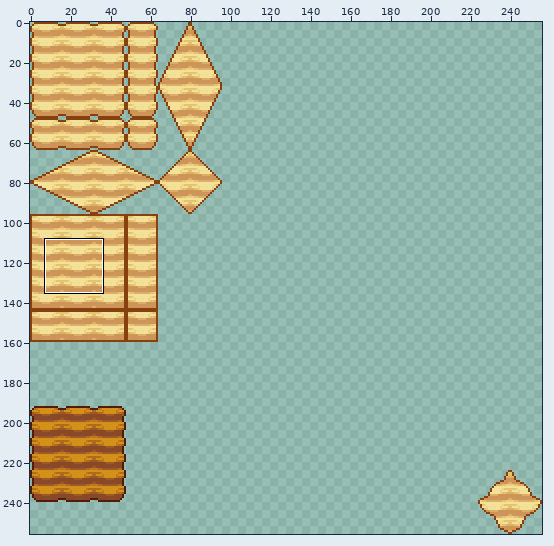
File history of a sprite sheet, Terrain/Tilesets/TurbulentWhisperTileset.png. The first picture is a wide view before the edit; the outline marks the close-up.
Close-up. Before:
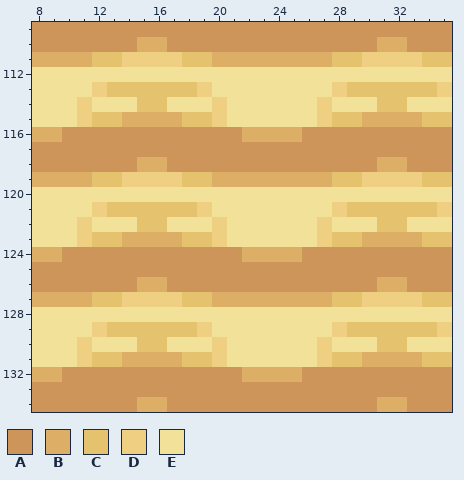
The file is 256x256 pixels. Shown: x 8..35, y 109..134. The commit also changed other parts of the picture, which this record leaves out.
Palette (. is transparent): A #ce955b  B #ddae65  C #e5c26d  D #efd082  E #f2e198
Pixels before, first column x 8:
109 AAAAAAAAAAAAAAAAAAAAAAAAAAAA
110 AAAAAAABBAAAAAAAAAAAAAABBAAA
111 BBBBCCDDDDCCBBBBBBBBCCDDDDCC
112 EEEEEEEEEEEEEEEEEEEEEEEEEEEE
113 EEEEDCCCCCCDEEEEEEEEDCCCCCCD
114 EEEDEEECCEEEDEEEEEEDEEECCEEE
115 EEEDCCBBBBCCDEEEEEEDCCBBBBCC
116 BBAAAAAAAAAAAABBBBAAAAAAAAAA
117 AAAAAAAAAAAAAAAAAAAAAAAAAAAA
118 AAAAAAABBAAAAAAAAAAAAAABBAAA
119 BBBBCCDDDDCCBBBBBBBBCCDDDDCC
120 EEEEEEEEEEEEEEEEEEEEEEEEEEEE
121 EEEEDCCCCCCDEEEEEEEEDCCCCCCD
122 EEEDEEECCEEEDEEEEEEDEEECCEEE
123 EEEDCCBBBBCCDEEEEEEDCCBBBBCC
124 BBAAAAAAAAAAAABBBBAAAAAAAAAA
125 AAAAAAAAAAAAAAAAAAAAAAAAAAAA
126 AAAAAAABBAAAAAAAAAAAAAABBAAA
127 BBBBCCDDDDCCBBBBBBBBCCDDDDCC
128 EEEEEEEEEEEEEEEEEEEEEEEEEEEE
129 EEEEDCCCCCCDEEEEEEEEDCCCCCCD
130 EEEDEEECCEEEDEEEEEEDEEECCEEE
131 EEEDCCBBBBCCDEEEEEEDCCBBBBCC
132 BBAAAAAAAAAAAABBBBAAAAAAAAAA
133 AAAAAAAAAAAAAAAAAAAAAAAAAAAA
134 AAAAAAABBAAAAAAAAAAAAAABBAAA
New version:
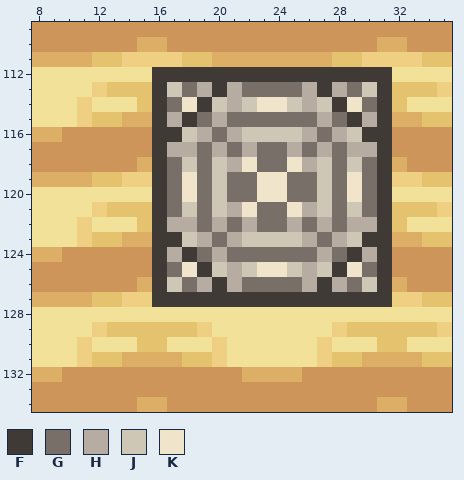
Colours new in this view: F #403a36  G #786f68  H #b6aca1  J #cfc7b6  K #f0e4ca
What changed:
y 112: x 16..31 EEEEEEEEEEEEEEEE -> FFFFFFFFFFFFFFFF
y 113: x 16..31 CCCDEEEEEEEEDCCC -> FJGHFHGGGGHFHGJF
y 114: x 16..31 CEEEDEEEEEEDEEEC -> FGKFJHJKKJHJFKGF
y 115: x 16..31 BBCCDEEEEEEDCCBB -> FHFGHGGGGGGHGFHF
y 116: x 16..31 AAAAAABBBBAAAAAA -> FFJHGHJJJJHGHJFF
y 117: x 16..31 AAAAAAAAAAAAAAAA -> FHHGHGHGGHGHGHHF
y 118: x 16..31 BAAAAAAAAAAAAAAB -> FGJGJHKGGKHJGJGF
y 119: x 16..31 DDCCBBBBBBBBCCDD -> FGKGJGGKKGGJGKGF
y 120: x 16..31 EEEEEEEEEEEEEEEE -> FGKGJGGKKGGJGKGF
y 121: x 16..31 CCCDEEEEEEEEDCCC -> FGJGJHKGGKHJGJGF
y 122: x 16..31 CEEEDEEEEEEDEEEC -> FHHGHGHGGHGHGHHF
y 123: x 16..31 BBCCDEEEEEEDCCBB -> FFJHGHJJJJHGHJFF
y 124: x 16..31 AAAAAABBBBAAAAAA -> FHFGHGGGGGGHGFHF
y 125: x 16..31 AAAAAAAAAAAAAAAA -> FGKFJHJKKJHJFKGF
y 126: x 16..31 BAAAAAAAAAAAAAAB -> FJGHFHGGGGHFHGJF
y 127: x 16..31 DDCCBBBBBBBBCCDD -> FFFFFFFFFFFFFFFF
Boxes around the changes in both close-ups, in picture pixels (x1, y1, x2, y2):
changed: (152, 67, 392, 307)
